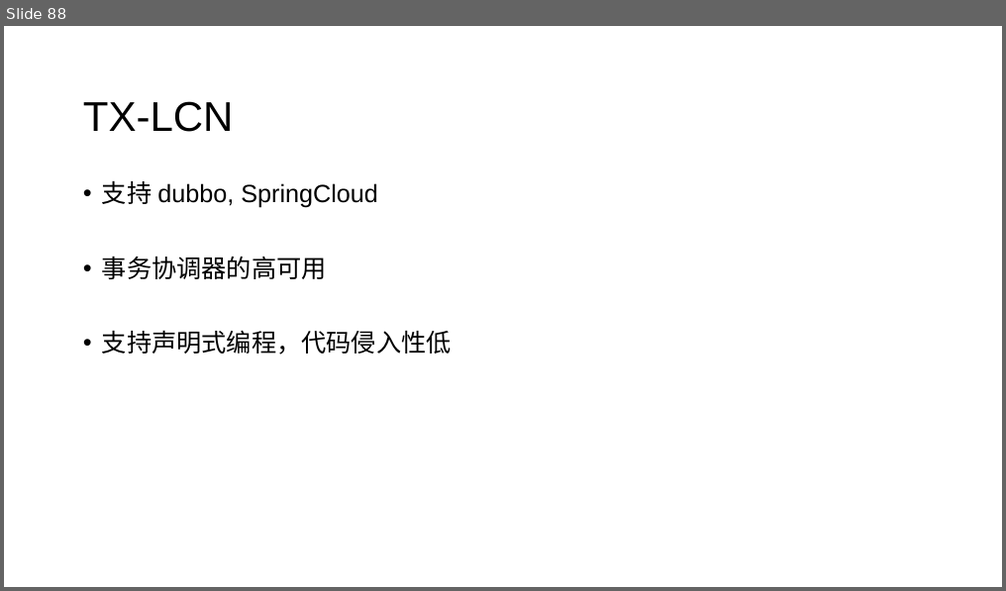
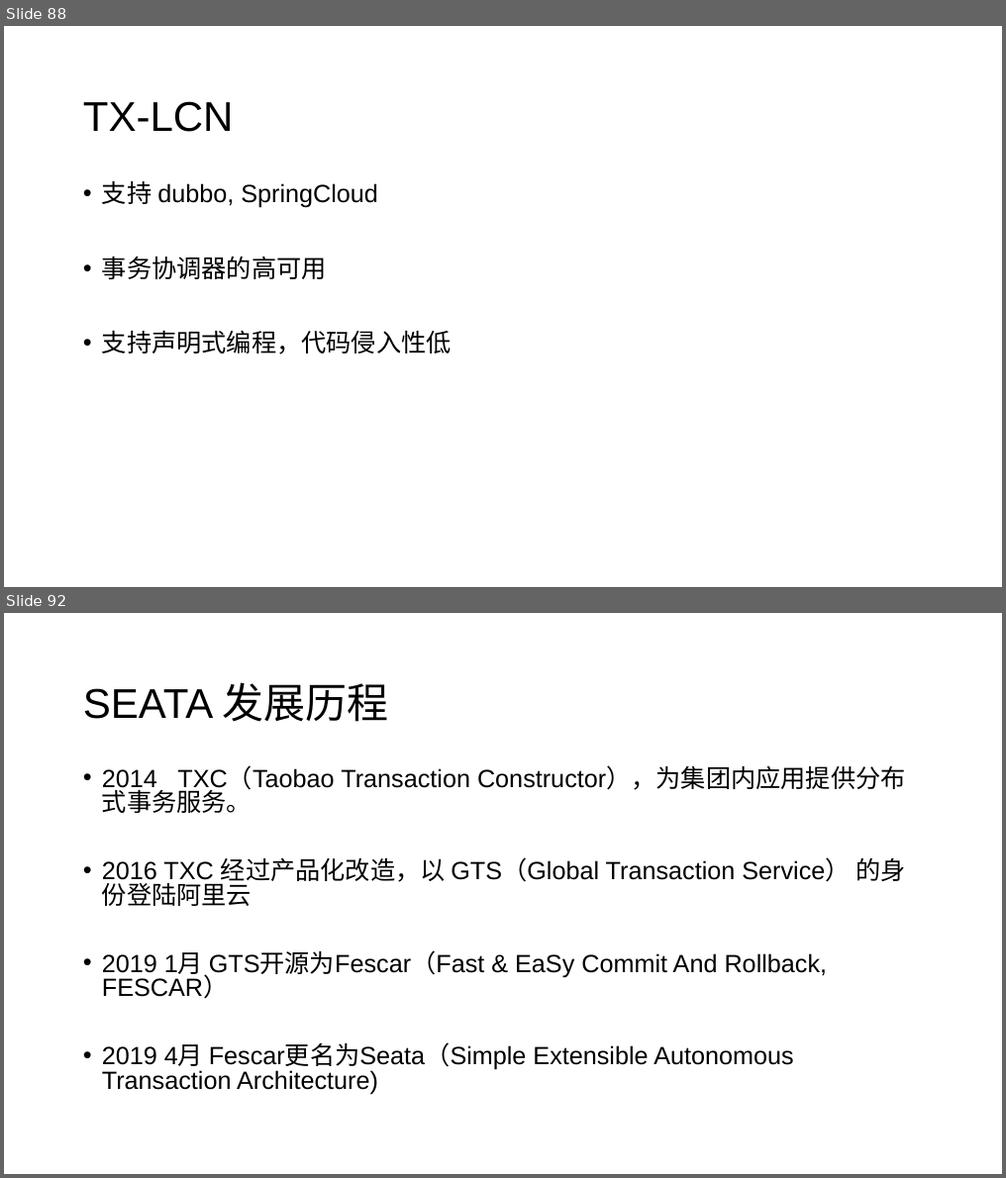
Before and after one commit to jungle0127/springcloudstudy, a slide deck: docs/distributedsystemtransaction.pptx. Shown one above the other, each under a label of ours: slide 88 before the commit, slides 88 and 92 after it; the slides between them are not shown. The pictures are 1006x591 and 1006x1178 pixels, drawn with LibreOffice and Linux fonts; fonts in the diff are those of the drawing. Boxes give left, top, right and bottom in pixels: in the first picture for what was removed or moved away, otherwise in the second. Text is boxed around its words. In the diff, an @@ line names an element or a change of style, - is before the commit and + after.

```diff
--- a/docs/distributedsystemtransaction.pptx
+++ b/docs/distributedsystemtransaction.pptx
@@ slide 92 added at (x1=4, y1=613, x2=1002, y2=1174), background #FFFFFF @@
@@ title added at (x1=83, y1=682, x2=389, y2=722), 40 pt, text #000000 @@
+SEATA 发展历程
@@ text added at (x1=102, y1=766, x2=906, y2=1094), 24 pt, text #000000 @@
+• 2014 TXC（Taobao Transaction Constructor），为集团内应用提供分布式事务服务。
+• 2016 TXC 经过产品化改造，以 GTS（Global Transaction Service） 的身份登陆阿里云
+• 2019 1月 GTS开源为Fescar（Fast & EaSy Commit And Rollback, FESCAR）
+• 2019 4月 Fescar更名为Seata（Simple Extensible Autonomous Transaction Architecture)
```
Also in this commit, not shown: 3 slides changed, 15 other slides added, 1 slide removed.
